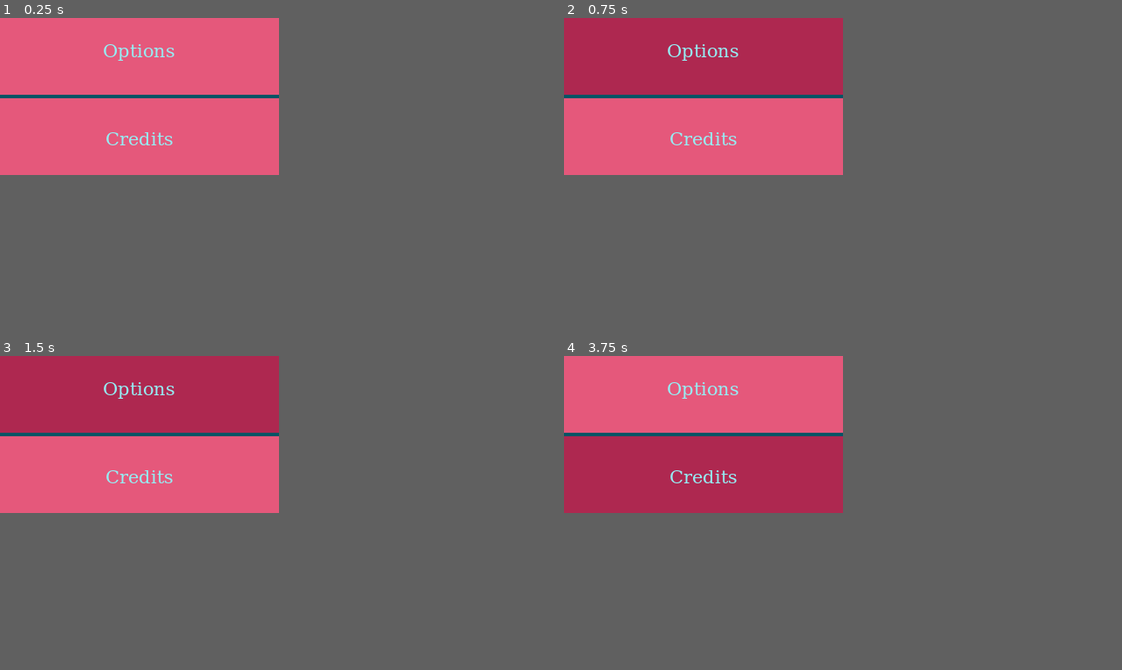
Above: before the commit, frames 1-4 (two rows, left to right).
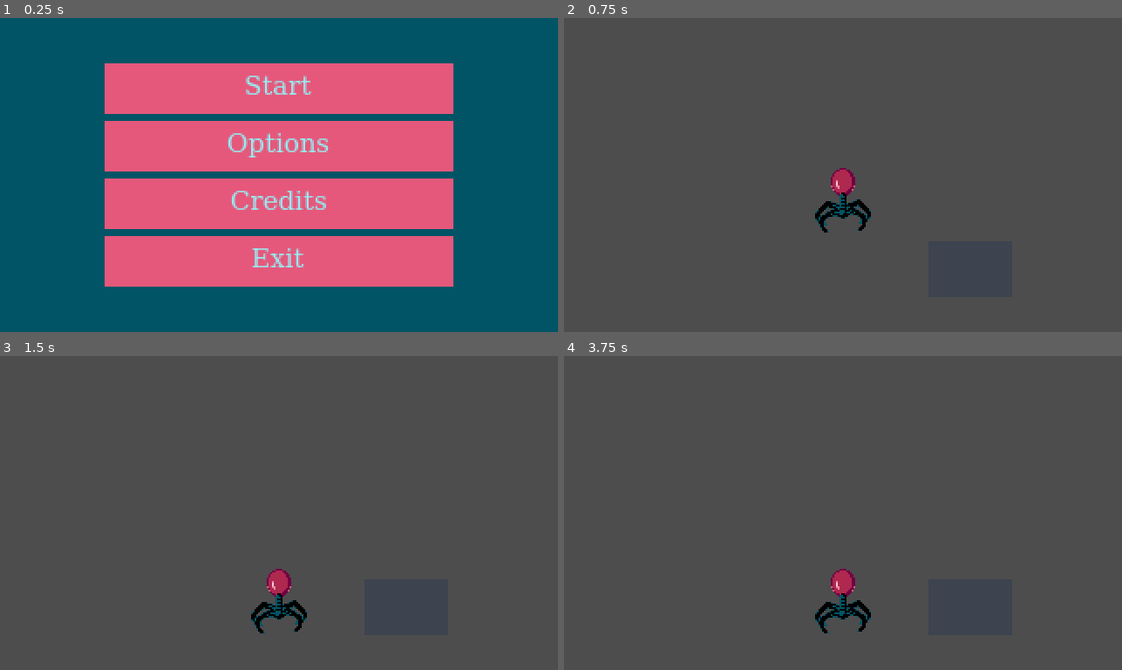
Above: after the commit, the same moments.

Repository: lily-swift/Jame-Gam-46
Game: Godot game, scene res://main_menu.tscn
The game is run twice, just before and just after one commit, with the same random seed, the same clock (stepped at 60 frames per second) and the same inputs.
Inputs (mouse positions are in pixels of both pictures, inside the frame that each line leads up to):
- Up to frame 1 (0.25 s): no input
- Up to frame 2 (0.75 s): click (703, 52) at 0.5 s, where only the run after the commit has a clickable "Start"
- Up to frame 3 (1.5 s): no input
- Up to frame 4 (3.75 s): click (703, 390) at 2.75 s, where only the run before the commit has a clickable "Options"; click (703, 478) at 3.5 s, where only the run before the commit has a clickable "Credits"
In our replay, the window is 320x180 before the commit and 640x360 after it. These sizes can differ from the game's own. Grey fills any space a smaller window leaves; there, only what the larger window draws over its background counts as a difference.

The runs differ from the first frame. In frame 1, 46% of the frame differs, in the area x 0-82%, y 0-86%; in frame 2, 26%; in frame 3, 26%; in frame 4, 26%.

Commit message:
Created character physics and stuff

Diff:
--- a/Game/level.tscn
+++ b/Game/level.tscn
@@ -1,9 +1,9 @@
-[gd_scene load_steps=9 format=3 uid="uid://bw14fnsdi7bdq"]
+[gd_scene load_steps=12 format=3 uid="uid://bw14fnsdi7bdq"]
 
-[ext_resource type="Script" uid="uid://2fqyy1a65sm7" path="res://playerController.gd" id="1_vonw3"]
-[ext_resource type="SpriteFrames" uid="uid://3ao12oolqb86" path="res://playerSpriteFrames.tres" id="2_oi3di"]
 [ext_resource type="Texture2D" uid="uid://coti1xaemoomq" path="res://smallbuildingballoonplaceholder.png" id="3_0b4ue"]
 [ext_resource type="Texture2D" uid="uid://cqpk7jgeo8v5n" path="res://smallbuildingplaceholder.png" id="4_f2txt"]
+[ext_resource type="Texture2D" uid="uid://d1m7yntmu0is2" path="res://floating.png" id="5_1ainy"]
+[ext_resource type="Texture2D" uid="uid://cam117q00rtq0" path="res://playerballoonm.png" id="5_f2txt"]
 
 [sub_resource type="SpriteFrames" id="SpriteFrames_1ainy"]
 animations = [{
@@ -35,35 +35,32 @@
 a = Vector2(24, -16)
 b = Vector2(24, -55)
 
+[sub_resource type="SpriteFrames" id="SpriteFrames_n6hdu"]
+animations = [{
+"frames": [{
+"duration": 1.0,
+"texture": ExtResource("5_f2txt")
+}],
+"loop": true,
+"name": &"default",
+"speed": 5.0
+}]
+
+[sub_resource type="CapsuleShape2D" id="CapsuleShape2D_km5ld"]
+radius = 7.5
+height = 16.5
+
+[sub_resource type="RectangleShape2D" id="RectangleShape2D_i2t4f"]
+size = Vector2(320, 20)
+
 [node name="Level" type="Node2D"]
 texture_filter = 1
 
-[node name="CharacterBody2D" type="CharacterBody2D" parent="."]
-collision_mask = 7
-script = ExtResource("1_vonw3")
-
-[node name="CollisionPolygon2D" type="CollisionPolygon2D" parent="CharacterBody2D"]
-polygon = PackedVector2Array(-8, -11, -4, -17, 4, -17, 8, -11, 8, 3, 16, 9, 16, 23, -16, 23, -16, 9, -8, 3)
-
-[node name="AnimatedSprite2D" type="AnimatedSprite2D" parent="CharacterBody2D"]
-sprite_frames = ExtResource("2_oi3di")
-animation = &"Idle"
-
-[node name="RCbottom" type="RayCast2D" parent="CharacterBody2D"]
-position = Vector2(0, 22)
-target_position = Vector2(0, 5)
-
-[node name="RCbottomleft" type="RayCast2D" parent="CharacterBody2D"]
-position = Vector2(-15, 22)
-target_position = Vector2(0, 3)
-
-[node name="RCbottomright" type="RayCast2D" parent="CharacterBody2D"]
-position = Vector2(15, 22)
-target_position = Vector2(0, 3)
-
 [node name="SmallBuilding" type="RigidBody2D" parent="."]
+position = Vector2(73, 58)
 collision_layer = 4
 collision_mask = 7
+mass = 1000.0
 
 [node name="AnimatedSprite2D" type="AnimatedSprite2D" parent="SmallBuilding"]
 sprite_frames = SubResource("SpriteFrames_1ainy")
@@ -72,13 +69,71 @@
 shape = SubResource("RectangleShape2D_n6hdu")
 
 [node name="LeftEdge" type="Area2D" parent="SmallBuilding"]
+visible = false
 collision_layer = 8
 
 [node name="CollisionShape2D" type="CollisionShape2D" parent="SmallBuilding/LeftEdge"]
 shape = SubResource("SegmentShape2D_km5ld")
 
 [node name="RightEdge" type="Area2D" parent="SmallBuilding"]
+visible = false
 collision_layer = 16
 
 [node name="CollisionShape2D" type="CollisionShape2D" parent="SmallBuilding/RightEdge"]
 shape = SubResource("SegmentShape2D_i2t4f")
+
+[node name="Balloon" type="RigidBody2D" parent="."]
+position = Vector2(0, 5)
+collision_layer = 32
+collision_mask = 7
+gravity_scale = -1.0
+center_of_mass_mode = 1
+center_of_mass = Vector2(0, -5)
+
+[node name="AnimatedSprite2D" type="AnimatedSprite2D" parent="Balloon"]
+sprite_frames = SubResource("SpriteFrames_n6hdu")
+offset = Vector2(0, 4)
+
+[node name="CollisionShape2D" type="CollisionShape2D" parent="Balloon"]
+position = Vector2(0, -5)
+shape = SubResource("CapsuleShape2D_km5ld")
+
+[node name="StaticBody2D" type="StaticBody2D" parent="."]
+position = Vector2(0, 80)
+collision_layer = 2
+collision_mask = 33
+
+[node name="CollisionShape2D" type="CollisionShape2D" parent="StaticBody2D"]
+shape = SubResource("RectangleShape2D_i2t4f")
+
+[node name="Camera2D" type="Camera2D" parent="."]
+
+[node name="VirusBody" type="RigidBody2D" parent="."]
+position = Vector2(0, 7)
+collision_mask = 38
+mass = 2.0
+center_of_mass_mode = 1
+center_of_mass = Vector2(0, 8)
+
+[node name="CollisionPolygon2D" type="CollisionPolygon2D" parent="VirusBody"]
+polygon = PackedVector2Array(8, 3, 15, 9, 16, 23, 0, 20, -16, 23, -15, 9, -8, 3)
+
+[node name="Sprite2D" type="Sprite2D" parent="VirusBody"]
+texture = ExtResource("5_1ainy")
+
+[node name="PinJoint2D" type="PinJoint2D" parent="VirusBody"]
+node_a = NodePath("..")
+node_b = NodePath("../../Balloon")
+disable_collision = false
+
+[node name="RCbottom" type="RayCast2D" parent="VirusBody"]
+position = Vector2(0, 20)
+target_position = Vector2(0, 7)
+
+[node name="RCbottomleft" type="RayCast2D" parent="VirusBody"]
+position = Vector2(-16, 22)
+target_position = Vector2(0, 3)
+
+[node name="RCbottomright" type="RayCast2D" parent="VirusBody"]
+position = Vector2(16, 22)
+target_position = Vector2(0, 3)
--- a/Game/main_menu.tres
+++ b/Game/main_menu.tres
@@ -38,7 +38,7 @@
 Button/constants/h_separation = 0
 Button/constants/icon_max_width = 0
 Button/constants/outline_size = 0
-Button/font_sizes/font_size = 21
+Button/font_sizes/font_size = 15
 Button/fonts/font = ExtResource("1_qcqu0")
 Button/styles/disabled = SubResource("StyleBoxFlat_s523i")
 Button/styles/focus = SubResource("StyleBoxFlat_brgj2")
--- a/Game/main_menu.tscn
+++ b/Game/main_menu.tscn
@@ -27,10 +27,10 @@
 anchor_top = 0.5
 anchor_right = 0.5
 anchor_bottom = 0.5
-offset_left = -200.0
-offset_top = -200.0
-offset_right = 200.0
-offset_bottom = 200.0
+offset_left = -100.0
+offset_top = -64.0
+offset_right = 100.0
+offset_bottom = 64.0
 grow_horizontal = 2
 grow_vertical = 2
 
--- a/Game/playerController.gd
+++ b/Game/playerController.gd
@@ -1,6 +1,8 @@
-extends CharacterBody2D
+extends RigidBody2D
 
 var input_directionW : int = 0
+
+var rot : float = 0;
 
 func _ready():
 	$AnimatedSprite2D.play("Idle");
@@ -11,3 +13,10 @@
 		input_directionW -= 1
 	if Input.is_action_pressed("right"):
 		input_directionW += 1
+
+
+func _process(delta):
+	rot += 1*delta;
+	if rot >= 360:
+		rot -= 360;
+	rotation = rot;
--- a/Game/playerSpriteFrames.tres
+++ b/Game/playerSpriteFrames.tres
@@ -1,9 +1,37 @@
-[gd_resource type="SpriteFrames" load_steps=2 format=3 uid="uid://3ao12oolqb86"]
+[gd_resource type="SpriteFrames" load_steps=10 format=3 uid="uid://3ao12oolqb86"]
 
 [ext_resource type="Texture2D" uid="uid://vm6htt1phd75" path="res://monster.png" id="1_jqn81"]
+[ext_resource type="Texture2D" uid="uid://d1m7yntmu0is2" path="res://floating.png" id="1_qrsih"]
+[ext_resource type="Texture2D" uid="uid://bwcwtposte0fn" path="res://jump_transition.png" id="3_ckxf0"]
+[ext_resource type="Texture2D" uid="uid://c7a5jbp7hl1dt" path="res://inject_start.png" id="4_ckxf0"]
+[ext_resource type="Texture2D" uid="uid://dkyoyt8usi66r" path="res://inject.png" id="5_vlvjo"]
+
+[sub_resource type="AtlasTexture" id="AtlasTexture_pd7aa"]
+atlas = ExtResource("5_vlvjo")
+region = Rect2(32, 0, 32, 48)
+
+[sub_resource type="AtlasTexture" id="AtlasTexture_hyru7"]
+atlas = ExtResource("5_vlvjo")
+region = Rect2(64, 0, 32, 48)
+
+[sub_resource type="AtlasTexture" id="AtlasTexture_i17h3"]
+atlas = ExtResource("5_vlvjo")
+region = Rect2(96, 0, 32, 48)
+
+[sub_resource type="AtlasTexture" id="AtlasTexture_gma41"]
+atlas = ExtResource("5_vlvjo")
+region = Rect2(128, 0, 32, 48)
 
 [resource]
 animations = [{
+"frames": [{
+"duration": 1.0,
+"texture": ExtResource("1_qrsih")
+}],
+"loop": true,
+"name": &"Float",
+"speed": 5.0
+}, {
 "frames": [{
 "duration": 1.0,
 "texture": ExtResource("1_jqn81")
@@ -11,4 +39,37 @@
 "loop": true,
 "name": &"Idle",
 "speed": 5.0
+}, {
+"frames": [{
+"duration": 1.0,
+"texture": ExtResource("3_ckxf0")
+}],
+"loop": true,
+"name": &"JumpSquat",
+"speed": 5.0
+}, {
+"frames": [{
+"duration": 1.0,
+"texture": ExtResource("4_ckxf0")
+}],
+"loop": true,
+"name": &"PumpStart",
+"speed": 5.0
+}, {
+"frames": [{
+"duration": 1.0,
+"texture": SubResource("AtlasTexture_pd7aa")
+}, {
+"duration": 1.0,
+"texture": SubResource("AtlasTexture_hyru7")
+}, {
+"duration": 1.0,
+"texture": SubResource("AtlasTexture_i17h3")
+}, {
+"duration": 1.0,
+"texture": SubResource("AtlasTexture_gma41")
+}],
+"loop": true,
+"name": &"Pumping",
+"speed": 5.0
 }]
--- a/Game/project.godot
+++ b/Game/project.godot
@@ -20,6 +20,7 @@
 window/size/viewport_width=320
 window/size/viewport_height=180
 window/size/mode=3
+window/stretch/mode="viewport"
 window/stretch/scale_mode="integer"
 
 [input]
Binary file added: Game/floating.png
Not shown, added: Game/floating.png.import
Binary file added: Game/inject.png
Not shown, added: Game/inject.png.import
Binary file added: Game/inject_start.png
Not shown, added: Game/inject_start.png.import
Binary file added: Game/jump_transition.png
Not shown, added: Game/jump_transition.png.import
Binary file changed: Game/monster.png
Binary file added: Game/playerballoonm.png
Not shown, added: Game/playerballoonm.png.import
Binary file added: Game/pump.png
(and 1 more such lines)
